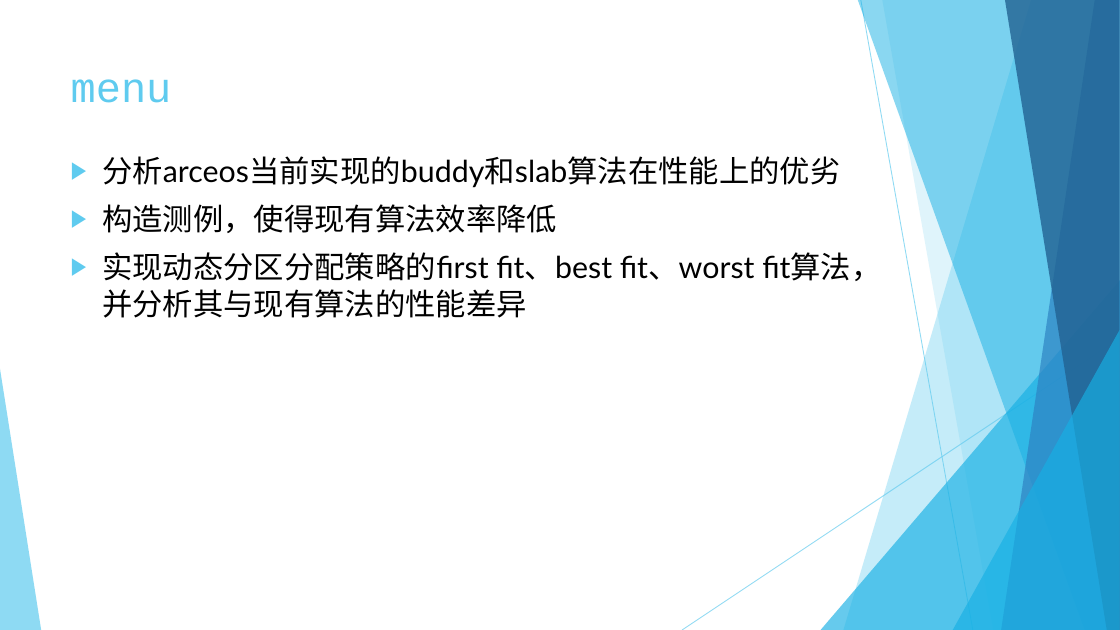
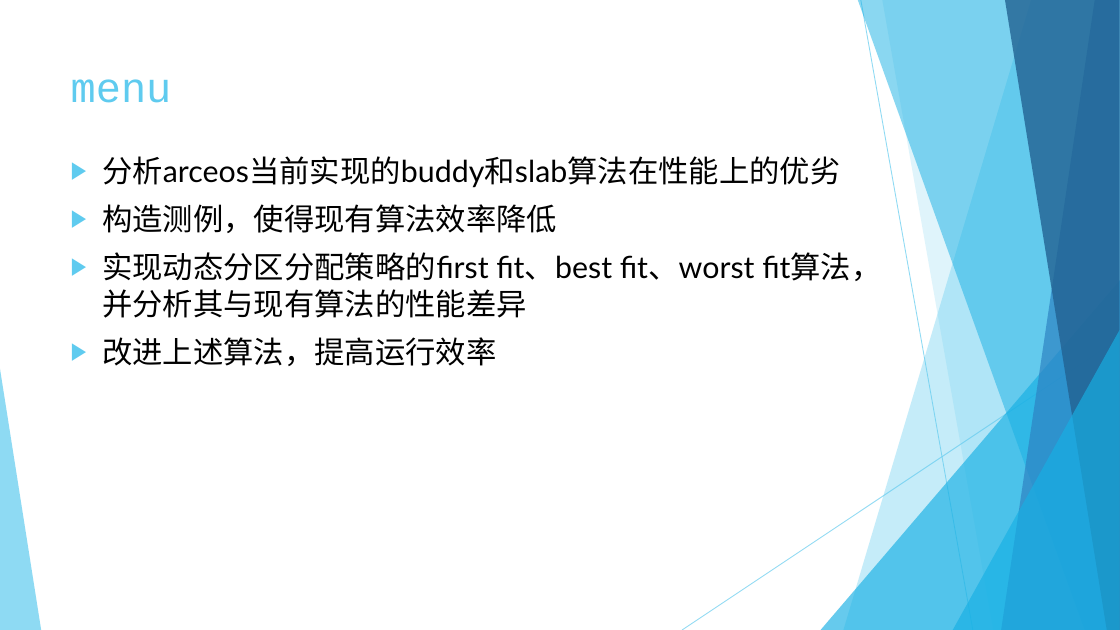
Before and after one commit to rcore-os/mem_malloc_subsystem, a slide deck: slide 2 of slides/week8.pptx. Drawn at 1120x630 pixels with LibreOffice and Linux fonts; fonts in the diff are those of the drawing. Boxes give left, top, right and bottom in pixels: in the first picture for what was removed or moved away, otherwise in the second. Text is boxed around its words. In the diff, an @@ line names an element or a change of style, - is before the commit and + after.

```diff
--- a/slides/week8.pptx
+++ b/slides/week8.pptx
@@ text at [102, 337, 496, 366]: paragraph added @@
+▶ 改进上述算法，提高运行效率
```
Also in this commit, not shown: 2 other slides changed, 8 slides added, 1 slide removed.
